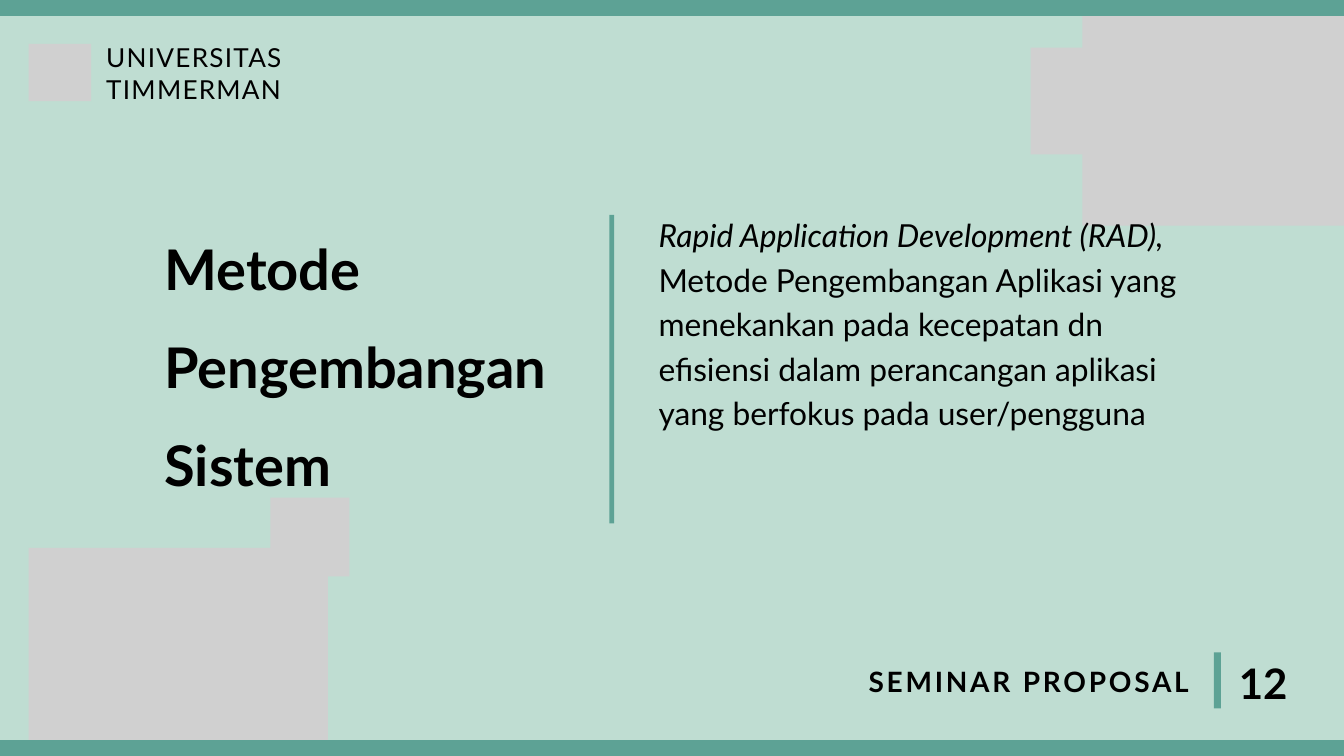
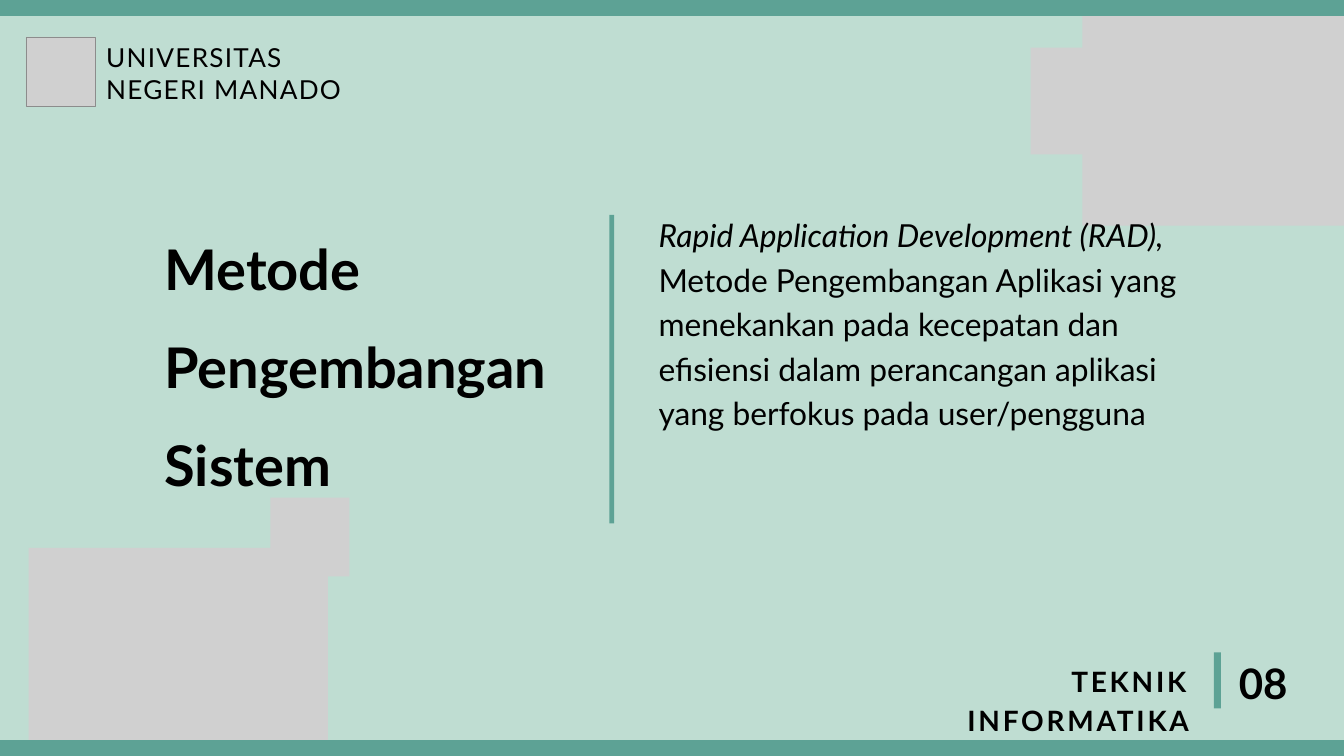
Before and after one commit to paulwenny/MyProposalSkripsi2020, a slide deck: slide 9 of PPT Ujian Proposal - Skripsi/PPT SEMPRO PAULINUS WENEHENUBUN 20210090.pptx. Drawn at 1344x756 pixels with LibreOffice and Linux fonts; fonts in the diff are those of the drawing; grey boxes stand for pictures. Boxes give left, top, right and bottom in pixels: in the first picture for what was removed or moved away, otherwise in the second. Text is boxed around its words. In the diff, an @@ line names an element or a change of style, - is before the commit and + after.

Commit message:
EDIT : PPT SEMPRO PAULINUS WENEHENUBUN 20210090.pptx << BAB II Tinggal Alur Algoritma yang belum di buat

```diff
--- a/PPT Ujian Proposal - Skripsi/PPT SEMPRO PAULINUS WENEHENUBUN 20210090.pptx
+++ b/PPT Ujian Proposal - Skripsi/PPT SEMPRO PAULINUS WENEHENUBUN 20210090.pptx
@@ picture: place and size @@
-picture at bbox=[29, 44, 91, 101]
+picture at bbox=[26, 37, 95, 106]
@@ text at bbox=[106, 80, 341, 100]: text changed @@
-TIMMERMAN
+NEGERI MANADO
@@ text at bbox=[659, 268, 1176, 431]: text changed @@
-Metode Pengembangan Aplikasi yang menekankan pada kecepatan dn efisiensi dalam perancangan aplikasi yang berfokus pada user/pengguna
+Metode Pengembangan Aplikasi yang menekankan pada kecepatan dan efisiensi dalam perancangan aplikasi yang berfokus pada user/pengguna
@@ text at bbox=[967, 671, 1189, 732]: text changed @@
-SEMINAR PROPOSAL
+TEKNIK INFORMATIKA
@@ text at bbox=[1239, 668, 1288, 700]: text changed @@
-12
+08
```
Also in this commit, not shown: 1 other slide changed, 3 slides added, 2 slides removed.
